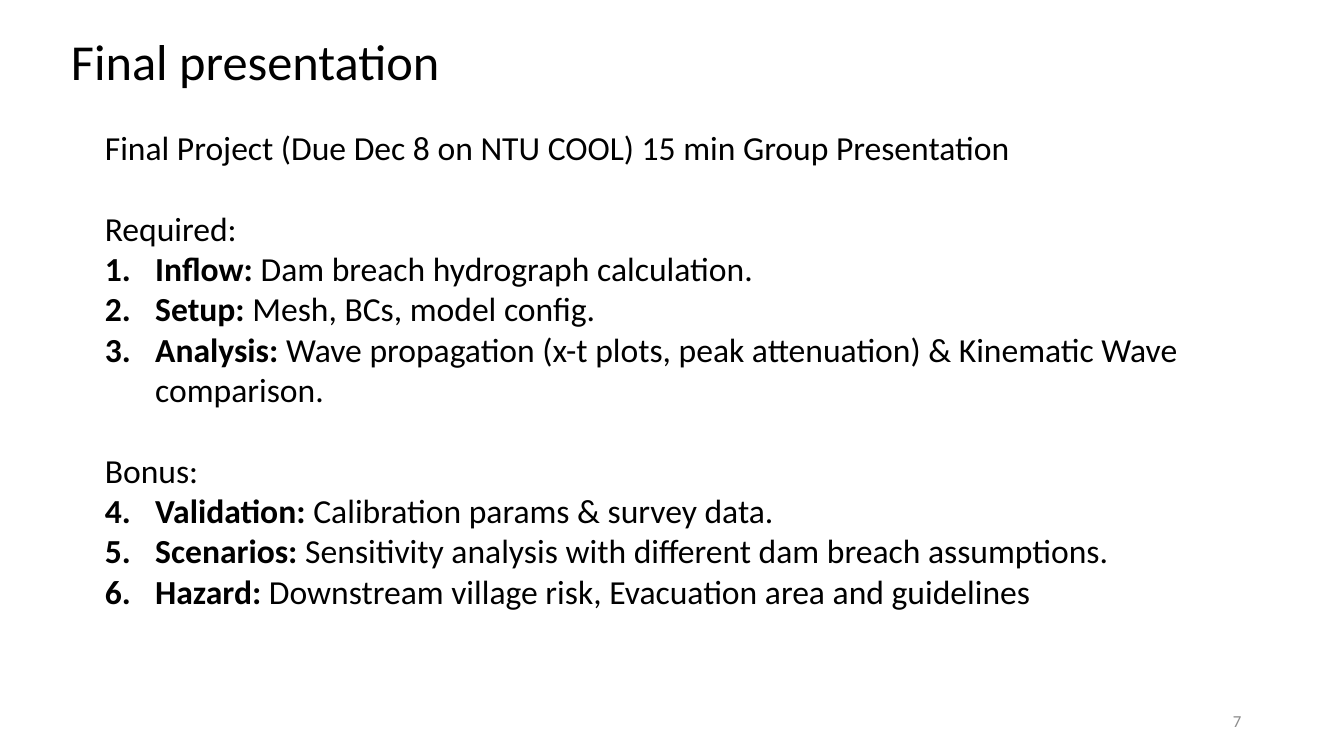
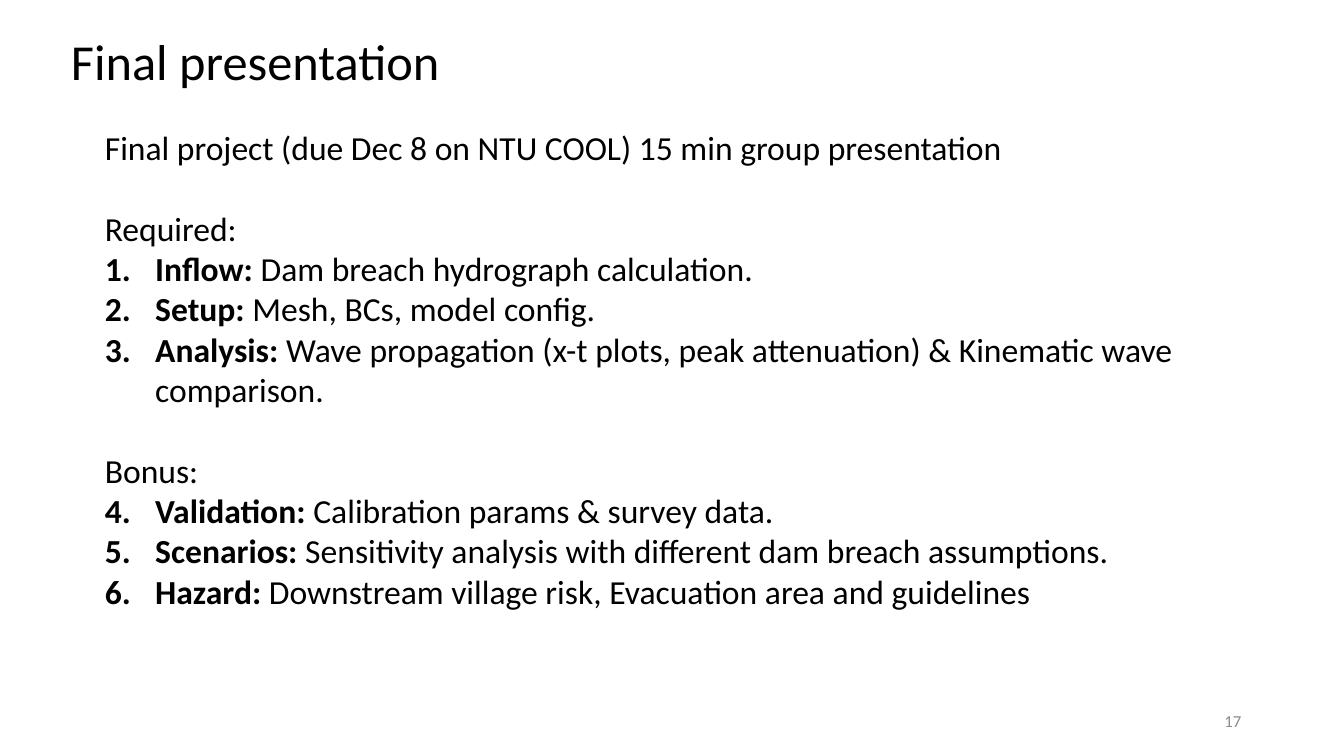
Before and after one commit to damiel-hub/open_channel_watlab_demo, a slide deck: slide 17 of class_slides/Watlab post analysis.pptx (slide 7 before the commit). Drawn at 1344x756 pixels with LibreOffice and Linux fonts; fonts in the diff are those of the drawing. Boxes give left, top, right and bottom in pixels: in the first picture for what was removed or moved away, otherwise in the second. Text is boxed around its words. In the diff, an @@ line names an element or a change of style, - is before the commit and + after.

```diff
--- a/class_slides/Watlab post analysis.pptx
+++ b/class_slides/Watlab post analysis.pptx
@@ text at [105, 135, 1002, 166]: text changed @@
-Final Project (Due Dec 8 on NTU COOL) 15 min Group Presentation
+Final project (due Dec 8 on NTU COOL) 15 min group presentation
@@ text at [155, 337, 1172, 408]: text changed @@
-3. Analysis: Wave propagation (x-t plots, peak attenuation) & Kinematic Wave comparison.
+3. Analysis: Wave propagation (x-t plots, peak attenuation) & Kinematic wave comparison.
@@ page number at [1224, 716, 1241, 727]: text changed @@
-7
+17
```
Also in this commit, not shown: 6 other slides changed, 11 slides added, 1 slide removed, 9 other files.
